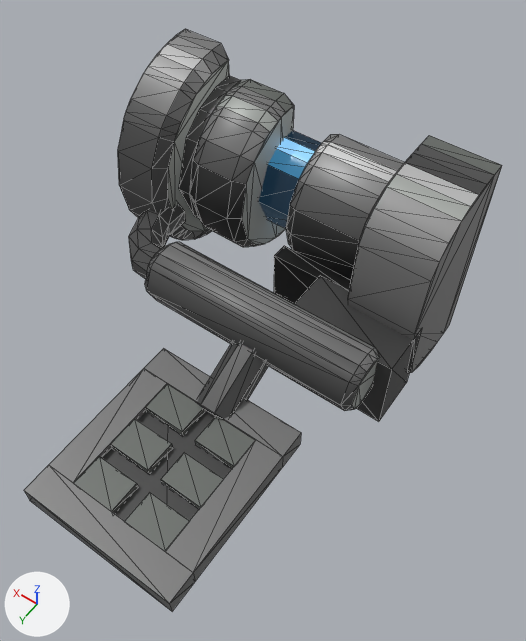
What one commit did to the glTF model public/models/enemies/newshl-13.glb.
Rendered twice from a 50 mm lens placed at (-1.66, 1.74, 3.35), pointed at (-0.31, -0.15, 0.37). The lights are fixed; the arrows at lower left show +X, +Y and +Z. The first picture is the older version. Mesh edges are drawn as thin lines. Vertices at exactly the same position are counted once.

In view in the first picture: 'newshl-13'.
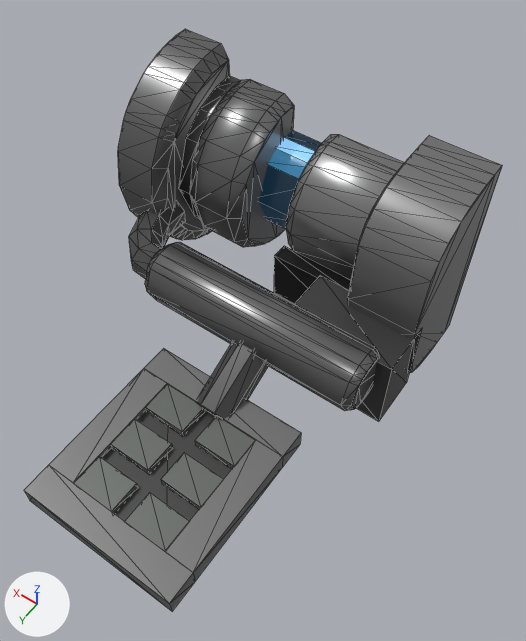
Edits to the bpy script that builds the scene:
```text
Change mat_pal_7_nshl49:
    mat_pal_7_nshl49.metallic: 0.15 -> 0.75
    mat_pal_7_nshl49.roughness: 0.45 -> 0.3
Change mat_pal_9_nshl49:
    mat_pal_9_nshl49.metallic: 0.15 -> 0.75
    mat_pal_9_nshl49.roughness: 0.45 -> 0.3
Change mat_pal_10_nshl49:
    mat_pal_10_nshl49.metallic: 0.15 -> 0.75
    mat_pal_10_nshl49.roughness: 0.45 -> 0.3
Change me_newshl_13:
    where me_newshl_13.from_pydata(...)  # 528 vertices, 990 faces; spans x -1.0..1.0, y -1.17..1.17, z -0.25..1.08
    me_newshl_13 part 1
    34 faces are deleted
    19 new faces join them, mat_pal_9_nshl49 (grey #797979)
    15 new faces join them, mat_pal_7_nshl49 (dark grey #5d5d5d)
    me_newshl_13 part 2: 13 faces spanning x 0.57..0.65, y -1.17..-0.64, z -0.06..0.9 switch from mat_pal_6_nshl49 (dark grey #515151) to mat_pal_7_nshl49 (dark grey #5d5d5d)
    me_newshl_13 part 3: 8 faces spanning x -1.0..-0.57, y -1.09..-1.0, z -0.21..1.04 switch from mat_pal_6_nshl49 (dark grey #515151) to mat_pal_10_nshl49 (grey #8e8e8e)
    me_newshl_13 part 4: 64 faces spanning x -0.92..1.0, y -1.17..-0.08, z -0.25..1.08 switch from mat_pal_7_nshl49 (dark grey #5d5d5d) to mat_pal_9_nshl49 (grey #797979)
    me_newshl_13 part 5: 12 faces spanning x -0.62..-0.05, y -0.85..-0.75, z 0.13..0.7 switch from mat_pal_7_nshl49 (dark grey #5d5d5d) to mat_pal_10_nshl49 (grey #8e8e8e)
    me_newshl_13 part 6: 63 faces spanning x -1.0..-0.05, y -1.17..-0.5, z -0.21..1.04 switch from mat_pal_9_nshl49 (grey #797979) to mat_pal_10_nshl49 (grey #8e8e8e)
    me_newshl_13 part 7: 48 faces spanning x -0.92..1.0, y -1.09..-0.24, z -0.25..1.08 switch from mat_pal_10_nshl49 (grey #8e8e8e) to mat_pal_9_nshl49 (grey #797979)
    me_newshl_13 part 8: 12 faces spanning x 0.65..1.0, y -1.02..-0.92, z -0.24..1.07 switch from mat_pal_12_nshl49 (grey #bababa) to mat_pal_9_nshl49 (grey #797979)
    me_newshl_13 part 9: 8 faces spanning x -1.0..-0.57, y -0.95..-0.83, z -0.2..1.04 switch from mat_pal_12_nshl49 (grey #bababa) to mat_pal_10_nshl49 (grey #8e8e8e)
    me_newshl_13 part 10: 4 faces spanning x 0.57..0.65, y -0.75..-0.64, z 0.11..0.72 switch from mat_pal_5_nshl49 (dark grey #454545) to mat_pal_7_nshl49 (dark grey #5d5d5d)
    me_newshl_13 part 11: 8 faces spanning x -1.0..-0.57, y -1.02..-0.92, z -0.21..1.04 switch from mat_pal_5_nshl49 (dark grey #454545) to mat_pal_10_nshl49 (grey #8e8e8e)
    me_newshl_13 part 12: 12 faces spanning x 0.2..0.57, y -0.71..-0.61, z 0.18..0.66 switch from mat_pal_4_nshl49 (dark grey #343434) to mat_pal_9_nshl49 (grey #797979)
    me_newshl_13 part 13: 12 faces spanning x -0.62..-0.05, y -0.77..-0.72, z 0.26..0.58 switch from mat_pal_4_nshl49 (dark grey #343434) to mat_pal_10_nshl49 (grey #8e8e8e)
    me_newshl_13 part 14: 117 faces spanning x -0.92..1.0, y -1.17..-0.06, z -0.25..1.08 switch from mat_pal_11_nshl49 (grey #a2a6a2) to mat_pal_9_nshl49 (grey #797979)
    me_newshl_13 part 15: 8 faces spanning x -1.0..-0.57, y -0.88..-0.75, z -0.19..1.02 switch from mat_pal_11_nshl49 (grey #a2a6a2) to mat_pal_10_nshl49 (grey #8e8e8e)
    me_newshl_13 part 16: 12 faces spanning x 0.2..0.57, y -1.17..-1.08, z -0.1..0.93 switch from mat_pal_8_nshl49 (dark grey #696d69) to mat_pal_9_nshl49 (grey #797979)
    me_newshl_13 part 17: 24 faces spanning x -0.62..-0.05, y -1.09..-1.0, z 0.01..0.82 switch from mat_pal_13_nshl49 (light grey #cfcfcf) to mat_pal_10_nshl49 (grey #8e8e8e)
    remove me_newshl_13.materials.append(mat_pal_5_nshl49_20)  # dark grey #454545
    remove me_newshl_13.materials.append(mat_pal_9_nshl49_21)  # grey #797979
    remove me_newshl_13.materials.append(mat_pal_8_nshl49_22)  # dark grey #696d69
    remove me_newshl_13.materials.append(mat_pal_6_nshl49_23)  # dark grey #515151
    add me_newshl_13.materials.append(mat_pal_5_nshl49_14)  # dark grey #454545
    add me_newshl_13.materials.append(mat_pal_9_nshl49_15)  # grey #797979
    add me_newshl_13.materials.append(mat_pal_8_nshl49_16)  # dark grey #696d69
```

Pixel boxes [x1, y1, x2, y2] of what changed, in the pictures (526 x 641 px; the box of a moved part takes in the faces that stretch with it):
'newshl-13', surface changed: [116, 29, 502, 506] in both
part 1 of me_newshl_13, moved or reshaped: [198, 76, 249, 142] in both
part 2 of me_newshl_13, recoloured: [186, 109, 211, 145] in both
part 3 of me_newshl_13, recoloured (dark grey to grey): [406, 144, 495, 184] in both
part 4 of me_newshl_13, recoloured: [130, 46, 367, 386] in both
part 5 of me_newshl_13, recoloured (dark grey to grey): [290, 181, 370, 240] in both
part 6 of me_newshl_13, recoloured: [299, 134, 496, 339] in both
part 7 of me_newshl_13, recoloured: [148, 36, 380, 362] in both
part 8 of me_newshl_13, recoloured (darker): [158, 44, 212, 233] in both
part 9 of me_newshl_13, recoloured (darker): [392, 163, 479, 207] in both
part 10 of me_newshl_13, recoloured: [179, 138, 199, 218] in both
part 11 of me_newshl_13, recoloured (dark grey to grey): [400, 153, 487, 195] in both
part 12 of me_newshl_13, recoloured (dark grey to grey): [190, 160, 247, 242] in both
part 13 of me_newshl_13, recoloured (dark grey to grey): [286, 206, 359, 280] in both
part 14 of me_newshl_13, recoloured: [168, 60, 379, 409] in both
part 15 of me_newshl_13, recoloured (darker): [384, 174, 471, 221] in both
part 16 of me_newshl_13, recoloured: [233, 79, 293, 112] in both
part 17 of me_newshl_13, recoloured (light grey to grey): [315, 142, 397, 182] in both
